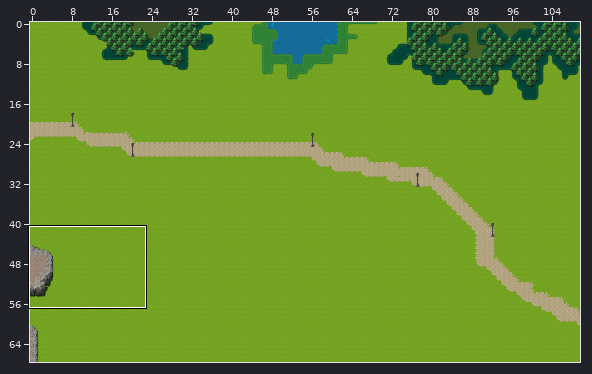
Two versions of a level (Tiled map (JSON), assets/maps/east.json). The picture above shows the old version from afar; the outline marks the close-up.
Close-up. Earlier state:
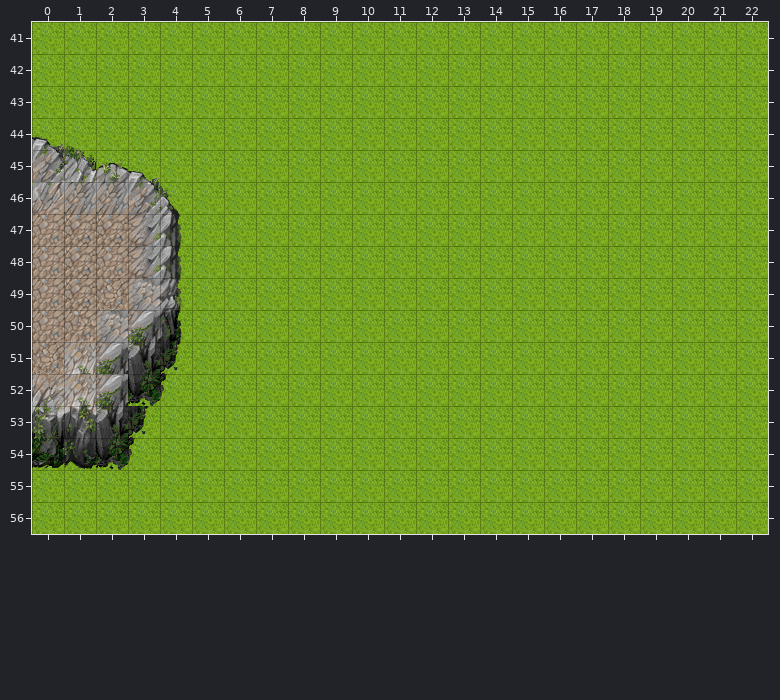
Cells are 32x32 px. Shown: x 0..22, y 41..56. The commit also changed other parts of the map, which this record leaves out.
Now the later version:
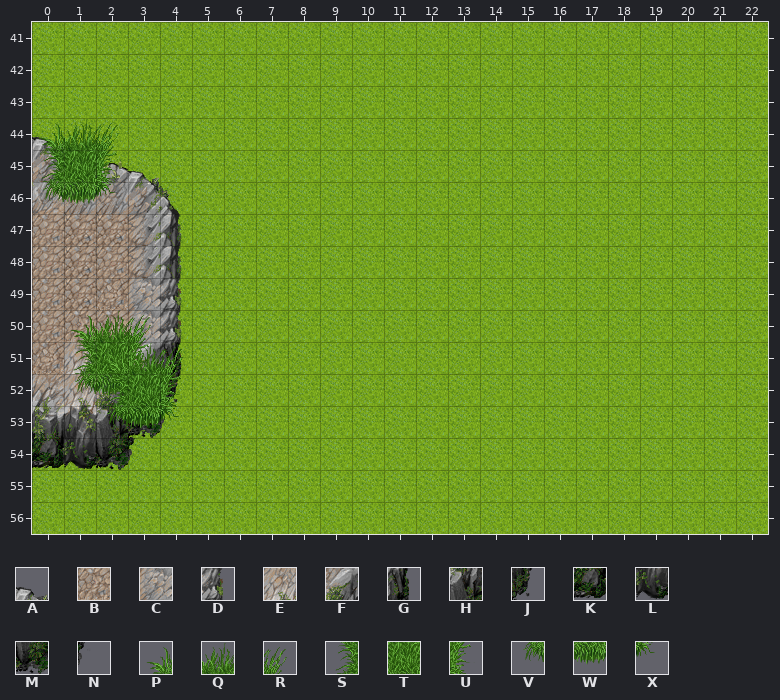
Key: from "mountain_landscape": A 8, B 51, C 52, D 53, E 67, F 68, G 69, H 84, J 85, K 98, L 99, M 100, N 101, P 148, Q 149, R 150, S 164, T 165, U 166, V 180, W 181, X 182.
_ is an empty cell.
Tiles replaced or removed in this view: A.
Change:
Changed rows in their new state; . is an unchanged cell.
Layer "Ground3":
first column x 0:
44 _
Layer "Mask":
first column x 0:
50 ..BCD
51 ..EFG
52 .EFHJ
53 ..HMN
54 KLM..
Layer "Fringe":
first column x 0:
44 A
first column x 1:
50 PQR.
51 STUR
52 VWXU
53 .VWX
Layer "Fringe2":
first column x 0:
44 PQR
45 STU
46 VWX
first column x 2:
51 PQR
52 STU
53 VWX
Boxes around the changes in both close-ups, in picture pixels (x1, y1, x2, y2):
changed: (39, 119, 121, 205)
added: (32, 310, 185, 470)
